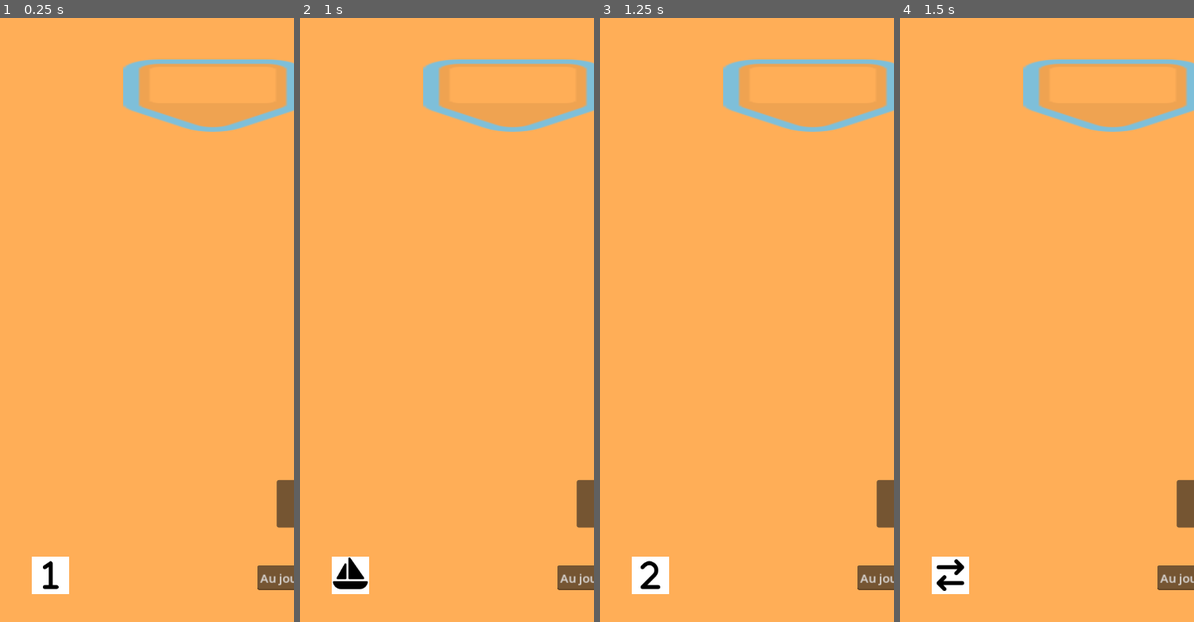
Above: before the commit, frames 1-4 (left to right).
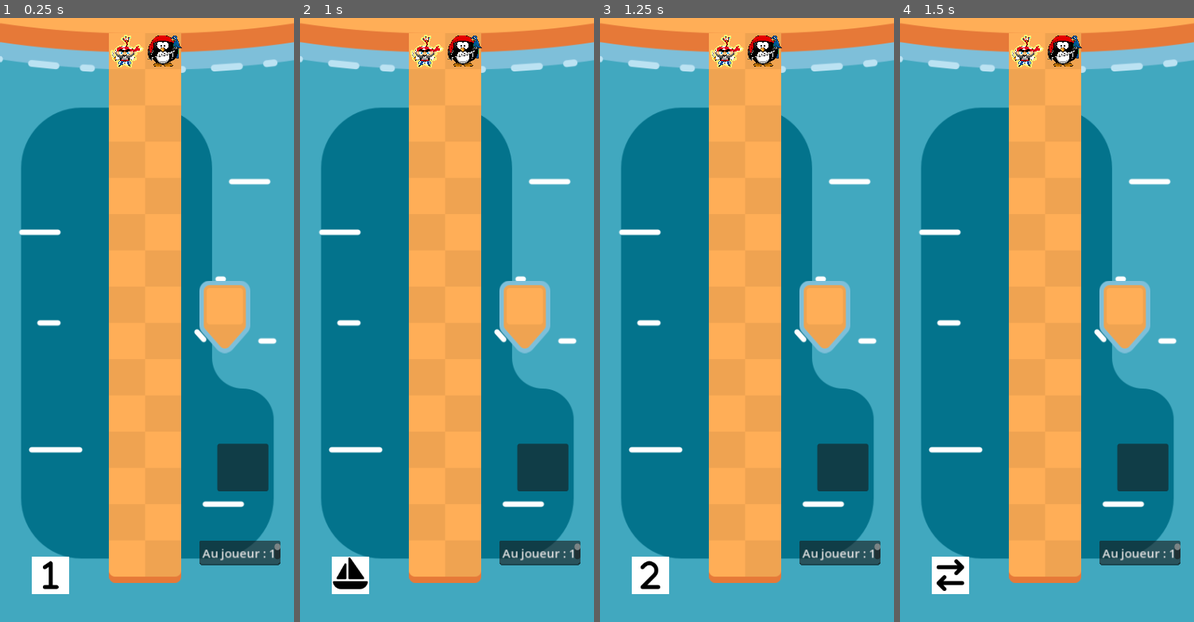
Above: after the commit, the same moments.

Repository: hatch01/noatoa
Game: Godot game, scene res://main.tscn
Same seed, same stepped clock (60 frames per second), same inputs: the game is played once before the commit and once after it.
Inputs (mouse positions are in pixels of both pictures, inside the frame that each line leads up to):
- Up to frame 1 (0.25 s): no input
- Up to frame 2 (1 s): click (349, 573) at 0.52 s
- Up to frame 3 (1.25 s): no input
- Up to frame 4 (1.5 s): hold Right (ui_right) from 1.28 s (still down)

The runs differ from the first frame. In frame 1, 75% of the frame differs, in the area x 0-100%, y 0-100%; in frame 2, 75%; in frame 3, 75%; in frame 4, 75%.

Commit message:
most of the collision are okay

Diff:
--- a/main.gd
+++ b/main.gd
@@ -12,32 +12,77 @@
 	randomize()
 	for i in range(player_count):
 		var player = player_scene.instantiate()
-		var spawnLocation = Vector2(i*(55) + 225,900-(45/2)-3)
+		var spawnLocation = Vector2(i*(50) + 168,88)
 		player.position = spawnLocation
 		add_child(player)
 		players.append(player)
 
 # Called every frame. 'delta' is the elapsed time since the previous frame.
 func _process(delta):
-	var bark_count: int = 0
+	pass
+"""	var bark_count: int = 0
 	for i in players:
 		if i.on_bark:
 			bark_count += 1
 		elif not i.on_bridge:
 			print("GAMEOVER")
 	if (bark_count > 1):
-		print("LA BARQUE ES PLEINE")
+		print("LA BARQUE ES PLEINE")"""
 
 func next_player():
+	var pos = players[current_player].pos()
+	if ((pos.x > 1 or pos.x<0) or (pos.y > 14)) and pos != Vector2(296,424):
+		print("plouf !")
 	if current_player + 1 >= player_count:
 		current_player = 0
 		round_count += 1
 	else:
 		current_player += 1
+	if players[current_player].on_bark:
+		players[current_player].iterate_boat()
 
 func _on_button_pressed():
+	if players[current_player].on_bark:
+		print("passe un tour")
+		next_player()
+		return
 	await $Dice.roll()
-	players[current_player].forward($Dice.roll_value)
-	next_player()
+	match $Dice.roll_value:
+		1, 2, 3:
+			go(Vector2(0, $Dice.roll_value))
+			next_player()
+		4:
+			print("vous devez relancer le dé")
+		5:
+			if players[current_player].position.x < get_window().size.x/2:
+				go(Vector2(1, 0))
+			else:
+				go(Vector2(-1, 0))
+			next_player()
+		6:
+			players[current_player].to_boat()
+			next_player()
 	$TextEdit.text = "Au joueur : %s" % current_player
 	pass
+
+func go(direction: Vector2):
+	# detect if theres forward colision
+	var current_pos: Vector2 = players[current_player].pos()
+	var next_pos: Vector2 = current_pos + direction
+	for i in range(player_count):
+		var pos: Vector2 = players[i].pos()
+		if i != current_player and not players[i].on_bark:
+			print("player different not on bark")
+			var vec_to_player = pos - current_pos
+			if round(vec_to_player.x*direction.y - vec_to_player.y*direction.x) == 0:
+				# vector are colinear
+				if (direction.x*vec_to_player.x >= 0 and direction.y*vec_to_player.y >= 0):
+					# the vectors are in the same direction
+					if sqrt(vec_to_player.x**2+vec_to_player.y**2) <= sqrt(direction.x**2+direction.y**2):
+						# The player is on the road
+						if direction.x==0:
+							players[i].go((next_pos-pos) + Vector2(0,1))
+						else:
+							players[i].go(direction)
+
+	players[current_player].go(direction)
--- a/main.tscn
+++ b/main.tscn
@@ -12,29 +12,27 @@
 player_scene = ExtResource("4_3veo3")
 
 [node name="Sea" parent="." instance=ExtResource("2_wloxd")]
-scale = Vector2(500, 900)
 
 [node name="Bridge" parent="." instance=ExtResource("3_gogst")]
-position = Vector2(200, 850)
+position = Vector2(144, 64)
 
 [node name="Dice" parent="." instance=ExtResource("2_3yogy")]
 position = Vector2(66, 782)
 
 [node name="Bark" parent="." instance=ExtResource("6_nlbc7")]
-position = Vector2(163, 99)
-scale = Vector2(3.5, 1)
+position = Vector2(264, 392)
 
 [node name="TextEdit" type="TextEdit" parent="."]
-offset_left = 341.0
-offset_top = 769.0
-offset_right = 449.0
-offset_bottom = 802.0
+offset_left = 264.0
+offset_top = 736.0
+offset_right = 372.0
+offset_bottom = 769.0
 text = "Au joueur : 1"
 
 [node name="Button" type="Button" parent="."]
-offset_left = 367.0
-offset_top = 656.0
-offset_right = 435.0
-offset_bottom = 719.0
+offset_left = 288.0
+offset_top = 608.0
+offset_right = 356.0
+offset_bottom = 671.0
 
 [connection signal="pressed" from="Button" to="." method="_on_button_pressed"]
--- a/player.gd
+++ b/player.gd
@@ -1,21 +1,42 @@
 extends Node2D
 
-var wantedPos: Vector2 = Vector2.ZERO
+var init_pos: Vector2
+var wanted_pos: Vector2 = Vector2.ZERO
+var pos_before_bark: Vector2 = Vector2.ZERO
+var boat_counter: int = 0
 @export var on_bark: bool = false
 @export var on_bridge: bool = true
 
 # Called when the node enters the scene tree for the first time.
 func _ready():
 	$AnimatedSprite2D.frame = randi() % 5
-	wantedPos = $AnimatedSprite2D.position
+	init_pos = position
+	if position.x > get_window().size.x/2:
+		init_pos += Vector2(-50,0)
+	wanted_pos = position
 
 # Called every frame. 'delta' is the elapsed time since the previous frame.
 func _process(delta):
-	$AnimatedSprite2D.position += (wantedPos - $AnimatedSprite2D.position) * delta * 2
+	position += (wanted_pos - position) * delta * 2
 	#print($AnimatedSprite2D.position)
-	if ($AnimatedSprite2D.position.y < -650):
+	if (position.y < -650):
 		on_bridge = false
-		on_bark = $AnimatedSprite2D.position.y > -720
+		on_bark = position.y > -720
 
-func forward(times: int=1):
-	wantedPos += times * Vector2(0, -55)
+func go(direction: Vector2):
+	wanted_pos += direction * 48
+
+func to_boat():
+	pos_before_bark = position
+	wanted_pos = Vector2(296,424)
+	on_bark = true
+	boat_counter = 0
+
+func iterate_boat():
+	if boat_counter >= 1:
+		on_bark = false
+		wanted_pos = pos_before_bark
+	boat_counter += 1
+
+func pos():
+	return round((wanted_pos-init_pos) / 48)
